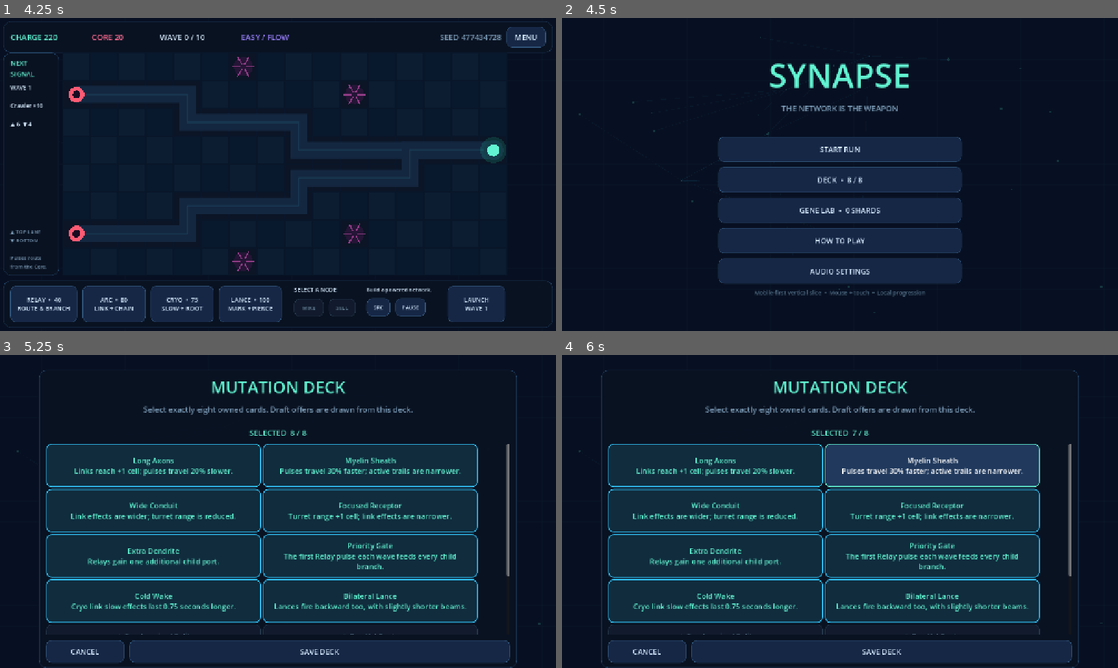
Above: before the commit, frames 1-4 (two rows, left to right).
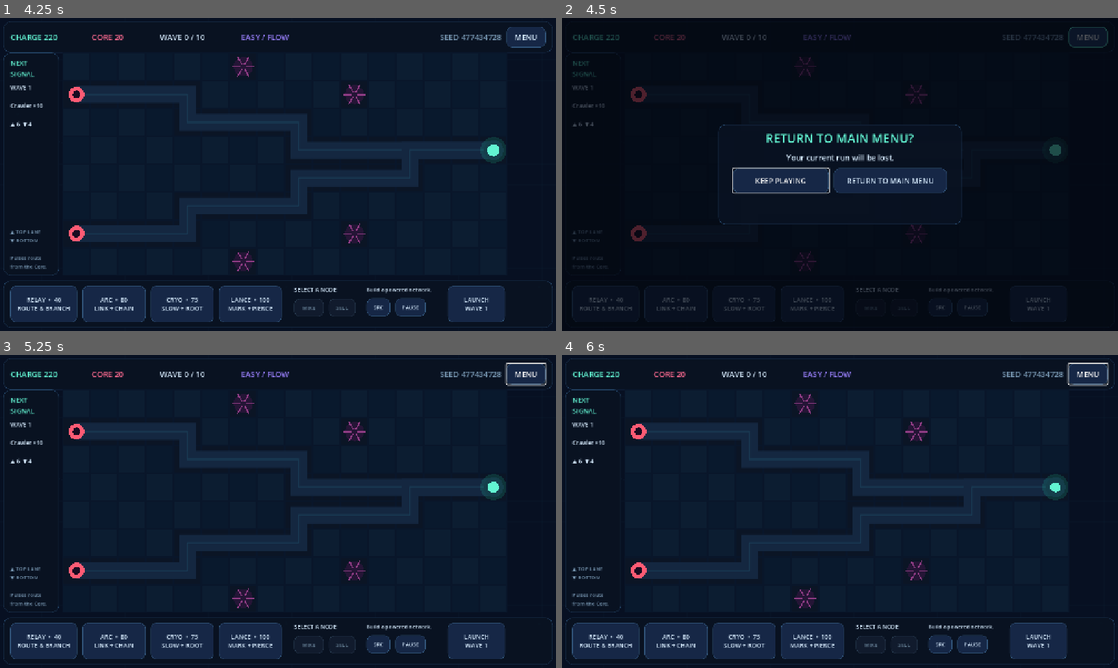
Above: after the commit, the same moments.

Repository: danned/synapse
Game: Godot game, scene res://main.tscn
Same seed, same stepped clock (60 frames per second), same inputs: the game is played once before the commit and once after it. Sound files missing from this copy of the repository are replaced by a short silence.
Inputs (mouse positions are in pixels of both pictures, inside the frame that each line leads up to):
- Up to frame 1 (4.25 s): click "START RUN" at 0.5 s; click "ENTER" at 1.25 s; click "LAUNCH WAVE 1" at 2 s; click "LAUNCH WAVE 1" at 2.75 s; click "ENTER THE GRID" at 3.5 s
- Up to frame 2 (4.5 s): click "MENU" at 4.25 s
- Up to frame 3 (5.25 s): click (216, 517) at 5 s, where only the run after the commit has a clickable "KEEP PLAYING"
- Up to frame 4 (6 s): click (934, 464) at 5.75 s, where only the run before the commit has a clickable "Myelin Sheath Pulses travel 3…"

Frame 1 is identical in both runs. In frame 2, 18% of the frame differs, in the area x 2-99%, y 2-95%; in frame 3, 23%; in frame 4, 28%, in the area x 0-100%, y 1-100%.

Commit message:
feat: confirm return to main menu

Diff:
--- a/scripts/game_controller.gd
+++ b/scripts/game_controller.gd
@@ -21,6 +21,7 @@
 var status_label: Label
 var start_button: Button
 var pause_button: Button
+var menu_button: Button
 var cycle_button: Button
 var rewire_button: Button
 var sell_button: Button
@@ -29,6 +30,7 @@
 var countdown := -1.0
 var _last_countdown_second := -1
 var _run_over := false
+var _exit_confirmation: Control
 var sound_manager: SoundManager
 
 func setup(p_difficulty: String, p_seed: int, p_deck: Array, show_tutorial: bool) -> void:
@@ -66,10 +68,10 @@
 	var seed_label := _hud_label("SEED %d" % seed_value, Color("7b9bb6"), 170)
 	seed_label.horizontal_alignment = HORIZONTAL_ALIGNMENT_RIGHT
 	top_row.add_child(seed_label)
-	var menu_button := Button.new()
+	menu_button = Button.new()
 	menu_button.text = "MENU"
 	menu_button.custom_minimum_size = Vector2(90, 44)
-	menu_button.pressed.connect(func(): exit_requested.emit())
+	menu_button.pressed.connect(_request_menu_exit)
 	top_row.add_child(menu_button)
 
 	var intel_panel := PanelContainer.new()
@@ -187,6 +189,8 @@
 	return label
 
 func _process(delta: float) -> void:
+	if is_instance_valid(_exit_confirmation) and difficulty == "easy":
+		return
 	if countdown < 0.0 or _run_over:
 		return
 	countdown -= delta
@@ -198,6 +202,64 @@
 	if countdown <= 0.0:
 		countdown = -1.0
 		_launch_next_wave()
+
+func _request_menu_exit() -> void:
+	if _run_over or is_instance_valid(_exit_confirmation):
+		return
+	if difficulty == "easy":
+		board.set_process(false)
+	var overlay := ColorRect.new()
+	overlay.color = Color(0.01, 0.025, 0.06, 0.7)
+	overlay.set_anchors_and_offsets_preset(Control.PRESET_FULL_RECT)
+	overlay.mouse_filter = Control.MOUSE_FILTER_STOP
+	add_child(overlay)
+	_exit_confirmation = overlay
+	var center := CenterContainer.new()
+	center.set_anchors_and_offsets_preset(Control.PRESET_FULL_RECT)
+	overlay.add_child(center)
+	var panel := PanelContainer.new()
+	panel.custom_minimum_size = Vector2(560, 230)
+	center.add_child(panel)
+	var column := VBoxContainer.new()
+	panel.add_child(column)
+	var title := Label.new()
+	title.text = "RETURN TO MAIN MENU?"
+	title.horizontal_alignment = HORIZONTAL_ALIGNMENT_CENTER
+	title.add_theme_font_size_override("font_size", 28)
+	title.add_theme_color_override("font_color", Color("62f4d2"))
+	column.add_child(title)
+	var message := Label.new()
+	message.text = "Your current run will be lost."
+	message.horizontal_alignment = HORIZONTAL_ALIGNMENT_CENTER
+	column.add_child(message)
+	var actions := HBoxContainer.new()
+	actions.alignment = BoxContainer.ALIGNMENT_CENTER
+	column.add_child(actions)
+	var keep_playing := Button.new()
+	keep_playing.text = "KEEP PLAYING"
+	keep_playing.custom_minimum_size = Vector2(220, 56)
+	keep_playing.pressed.connect(_cancel_menu_exit)
+	actions.add_child(keep_playing)
+	var return_to_menu := Button.new()
+	return_to_menu.text = "RETURN TO MAIN MENU"
+	return_to_menu.custom_minimum_size = Vector2(260, 56)
+	return_to_menu.pressed.connect(_confirm_menu_exit)
+	actions.add_child(return_to_menu)
+	keep_playing.grab_focus()
+
+func _cancel_menu_exit() -> void:
+	if not is_instance_valid(_exit_confirmation):
+		return
+	_exit_confirmation.queue_free()
+	_exit_confirmation = null
+	if difficulty == "easy":
+		board.set_process(true)
+	menu_button.grab_focus()
+
+func _confirm_menu_exit() -> void:
+	if not is_instance_valid(_exit_confirmation):
+		return
+	exit_requested.emit()
 
 func _select_tower(type: StringName) -> void:
 	if not board.build_allowed:
--- a/tests/run_tests.gd
+++ b/tests/run_tests.gd
@@ -4,6 +4,9 @@
 var assertions := 0
 
 func _init() -> void:
+	call_deferred("_run_tests")
+
+func _run_tests() -> void:
 	print("SYNAPSE test suite")
 	_test_content_catalog()
 	_test_graph_validation()
@@ -12,6 +15,7 @@
 	_test_wave_determinism()
 	_test_wave_fuzzing()
 	_test_build_policy()
+	_test_menu_exit_confirmation()
 	_test_progression_defaults()
 	if failures.is_empty():
 		print("PASS: %d assertions" % assertions)
@@ -113,3 +117,29 @@
 	_expect(not GameController.is_build_allowed("normal", true), "Normal mode must lock building during combat")
 	_expect(GameController.is_build_allowed("hardcore", true), "Hardcore mode must allow building during combat")
 	_expect(GameController.is_build_allowed("normal", false), "Every mode must allow building between waves")
+
+func _test_menu_exit_confirmation() -> void:
+	for difficulty_id in ["easy", "normal", "hardcore"]:
+		var game := GameController.new()
+		root.add_child(game)
+		game.setup(difficulty_id, 424242, GameData.BASE_CARD_IDS, false)
+		var exit_count := [0]
+		game.exit_requested.connect(func(): exit_count[0] += 1)
+		game.countdown = 10.0
+		if difficulty_id == "easy":
+			game.board.set_combat_paused(true)
+		game.menu_button.emit_signal("pressed")
+		_expect(is_instance_valid(game._exit_confirmation), "%s MENU must show a confirmation" % difficulty_id)
+		_expect(exit_count[0] == 0, "%s MENU must not exit immediately" % difficulty_id)
+		_expect(game.board.is_processing() == (difficulty_id != "easy"), "%s confirmation must use its difficulty's timing rule" % difficulty_id)
+		game._process(1.0)
+		_expect(is_equal_approx(game.countdown, 10.0 if difficulty_id == "easy" else 9.0), "%s countdown must use its difficulty's timing rule" % difficulty_id)
+		game._cancel_menu_exit()
+		_expect(exit_count[0] == 0 and not is_instance_valid(game._exit_confirmation), "%s cancel must keep the run" % difficulty_id)
+		_expect(game.board.is_processing(), "%s cancel must restore board processing" % difficulty_id)
+		if difficulty_id == "easy":
+			_expect(game.board.combat_paused, "Easy cancel must preserve tactical pause")
+		game.menu_button.emit_signal("pressed")
+		game._confirm_menu_exit()
+		_expect(exit_count[0] == 1, "%s confirm must request one exit" % difficulty_id)
+		game.queue_free()
